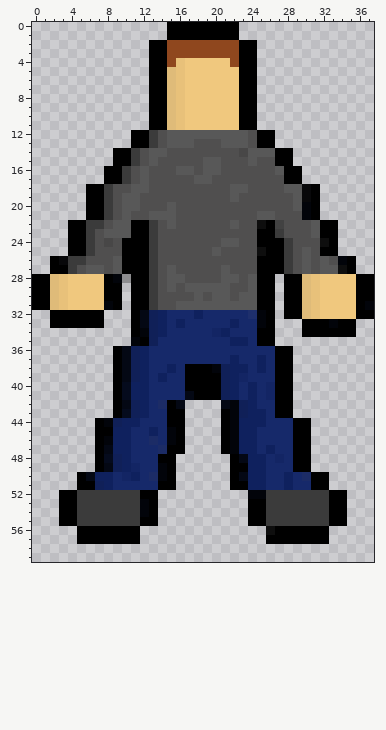
One commit to this pixel-art sprite: assets-1/player/base/gargoyle_male.png. The first picture shows the starting point.
The file is 38x60 pixels. Pixels under 10% opacity are left out. Colours within 5 levels of each other are drawn and written as one.
The same view after the edit:
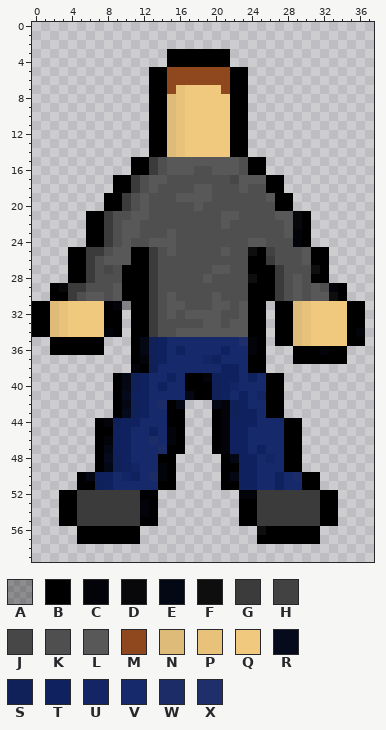
Palette (. is transparent): A #00000050  B #000000  C #02040a  D #08080a  E #040814  F #0e0e0e  G #3b3b3b  H #424242  J #484747  K #504f4f  L #585858  M #8f471e  N #dfbb79  P #e8c17a  Q #f0c87e  R #050b1d  S #102058  T #0f215e  U #132564  V #16296a  W #1c2c66  X #1e2f6c
Difference:
Changed rows in their new state; - is an unchanged pixel.
first column x 0:
 0 ---------------........---------------
 1 ---------------........---------------
 2 -------------............-------------
 3 -------------..BBBBBBB...-------------
 4 -------------..BBBBBBB...-------------
 5 ---------------MMMMMMMB-.-------------
 6 ---------------MMMMMMMB-.-------------
 7 ---------------M-----MB-.-------------
 8 ----------------------B-.-------------
 9 ----------------------B-.-------------
10 ----------------------B-.-------------
11 ----------------------B-.-------------
12 -----------..BBNPQQQQQBB...-----------
13 -----------..BBNPQQQQQBB...-----------
14 ---------....BBNPQQQQQBB.....---------
15 ---------..BBG-LLLL--LL-BB...---------
16 --------...BBG-L---K-LL-BB....--------
17 --------.-BGKLL---KK--JLLLBB..--------
18 ------...BBGKL----LL--K---BB....------
19 ------..BBGKL---LLLL--K---LBB...------
20 ------..BBGKL--K--L--------BB...------
21 ----------KLLKKK-----LL--KKLLDB.------
22 ----..BBGK-LKK-K-----LK--KKKLDB...----
23 ----..BBGK-LKK-L---------KKKLCB...----
24 ----..BBG-LKKLLL-----KK-LLKKKCB...----
25 -------G-LL----L----KL--FBHKK--B-.----
26 --..BBG-L-L-------------B-GKK--BB...--
27 --..BBGKJK-----K----L---B--GK-KFB...--
28 ....BBGKKKB----KK--L-KK-F--GKLKBB.....
29 ..BDGGKKKLB----K-KKKKK--B--GKLKLKCB...
30 ..BBGKLLKLB----L--K--K-KB--GKLKLLFB...
31 --------BCA----L-KKK--K-B-.B-NPQ---B-.
32 BBNPQQQQBB--BGKLKLLLLKKLBB.B-NPQ---B-.
33 BBNPQQQQBB--BGKKKKKLLKLLBB.BBNPQQQQ-B-
34 BBNPQQQQCB--BGKKLLLLLLLLB-.BBNPQQQQ-C-
35 --BBBBBB---BE-T-------VXC-.BBNPQQQQBB-
36 --BBBBBB-..BEST-T----T--CB...BBBCBB---
37 ---------..BCST----UT-V-BB...BBBBBB---
38 ---------..CBS-V-VVVVT-VBB...---------
39 --------------VT---CST-VT-B-.---------
40 ----------ES--T-----STU-V-B-.---------
41 --------------------STVTVUB-.---------
42 --------------------ECSTV-B-.---------
43 --------------------BCST-VB-.---------
44 --------------------BCT--V--B-.-------
45 --------------------BCT-V---B-.-------
46 --------------------BCT-V---B-.-------
47 --------------------BCT-VTV-B-.-------
48 ---------------------BET-VUVB-.-------
49 ---------------------B-T-V--B-.-------
50 ---------------------BET-V-TVWB-.-----
51 ---------------------B-T-V-TV-B-.-----
52 -----------------------C-G------B-.---
53 -----------------------B-G------B-.---
54 -----------------------B-G------B-.---
55 -----------------------B-G------B-.---
56 -------------------------FB-----.-----
57 -------------------------B------.-----
Where, in picture pixels (left, top, right, bottom), the same in both pictures:
changed: (32, 22, 374, 544)
